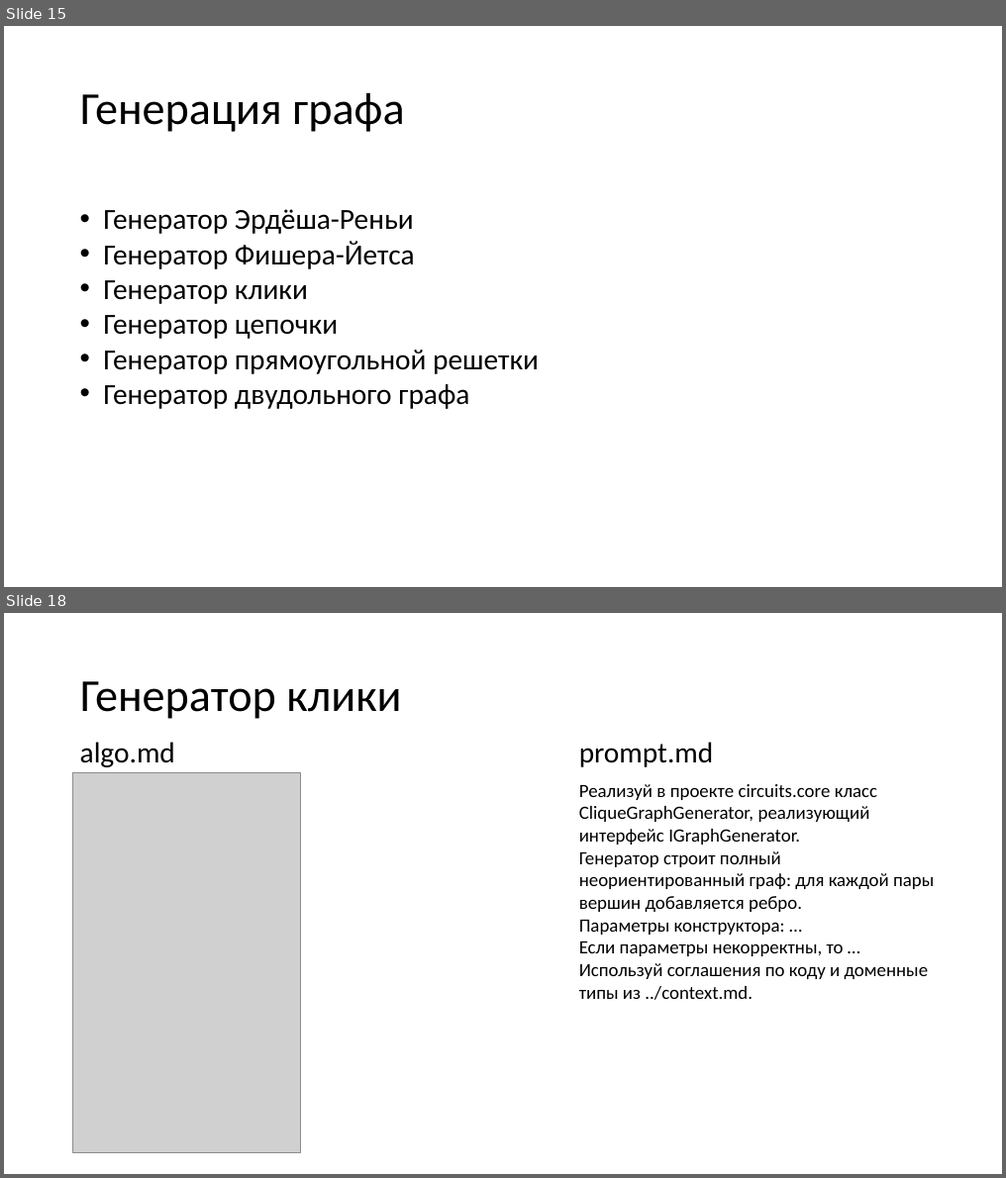
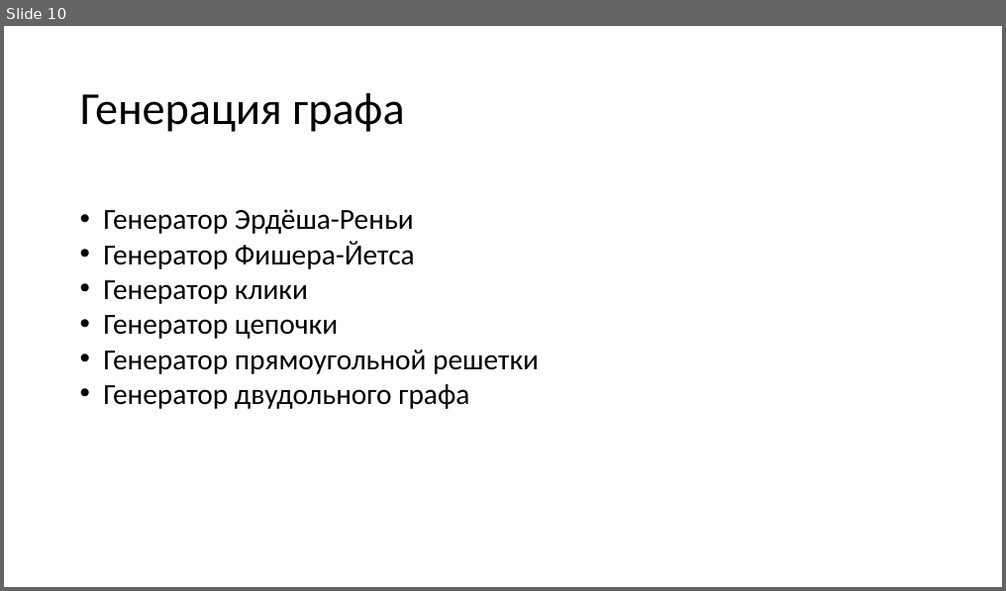
Before and after one commit to Sergho/circuits, a slide deck: presentation/presentation.pptx. Shown one above the other, each under a label of ours: slides 15 and 18 before the commit, slide 10 after it; the slides between them are not shown. The pictures are 1006x1178 and 1006x591 pixels, drawn with LibreOffice and Linux fonts; fonts in the diff are those of the drawing; grey boxes stand for pictures. Boxes give left, top, right and bottom in pixels: in the first picture for what was removed or moved away, otherwise in the second. Text is boxed around its words. In the diff, an @@ line names an element or a change of style, - is before the commit and + after.

```diff
--- a/presentation/presentation.pptx
+++ b/presentation/presentation.pptx
@@ slide 18 removed at (4,613,1002,1174), background #FFFFFF @@
@@ title removed at (80,681,401,719) @@
-Генератор клики
@@ text removed at (80,742,175,767) @@
-algo.md
@@ text removed at (579,742,714,767) @@
-prompt.md
@@ picture removed at (73,772,300,1153) @@
@@ text removed at (579,784,934,1000) @@
-Реализуй в проекте circuits.core класс CliqueGraphGenerator, реализующий интерфейс IGraphGenerator.
-Генератор строит полный неориентированный граф: для каждой пары вершин добавляется ребро.
-Параметры конструктора: …
-Если параметры некорректны, то …
-Используй соглашения по коду и доменные типы из ../context.md.
@@ what was slide 15 is now slide 10 @@
```
Also in this commit, not shown: 7 slides changed, 10 slides added, 1 other slide removed.
